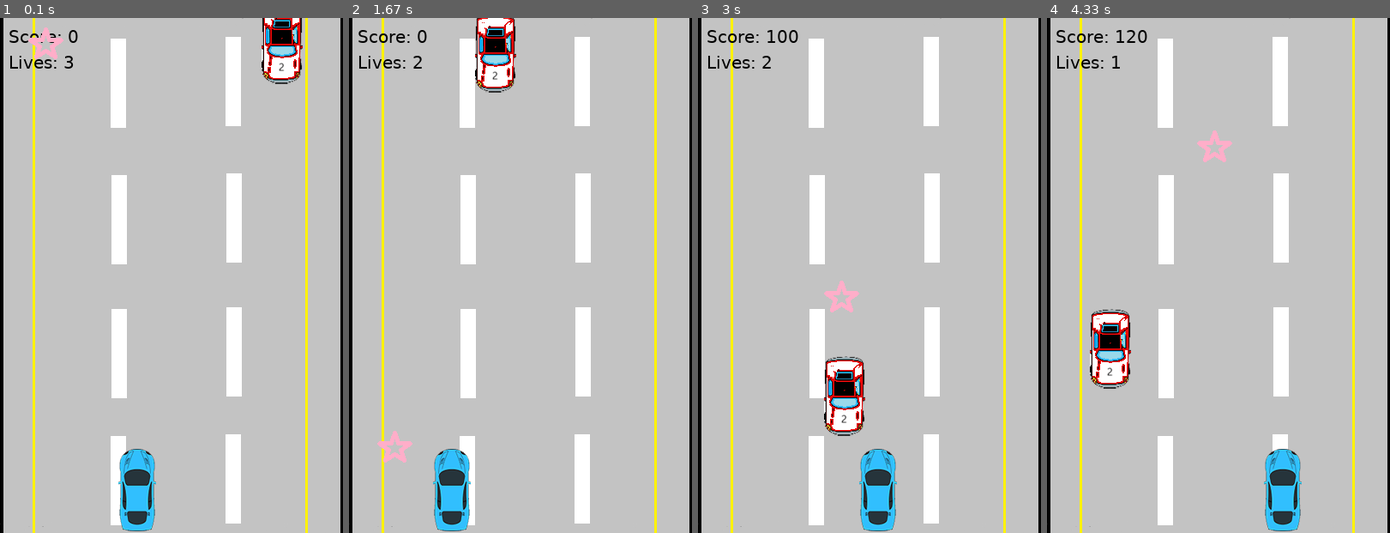
Above: before the commit, frames 1-4 (left to right).
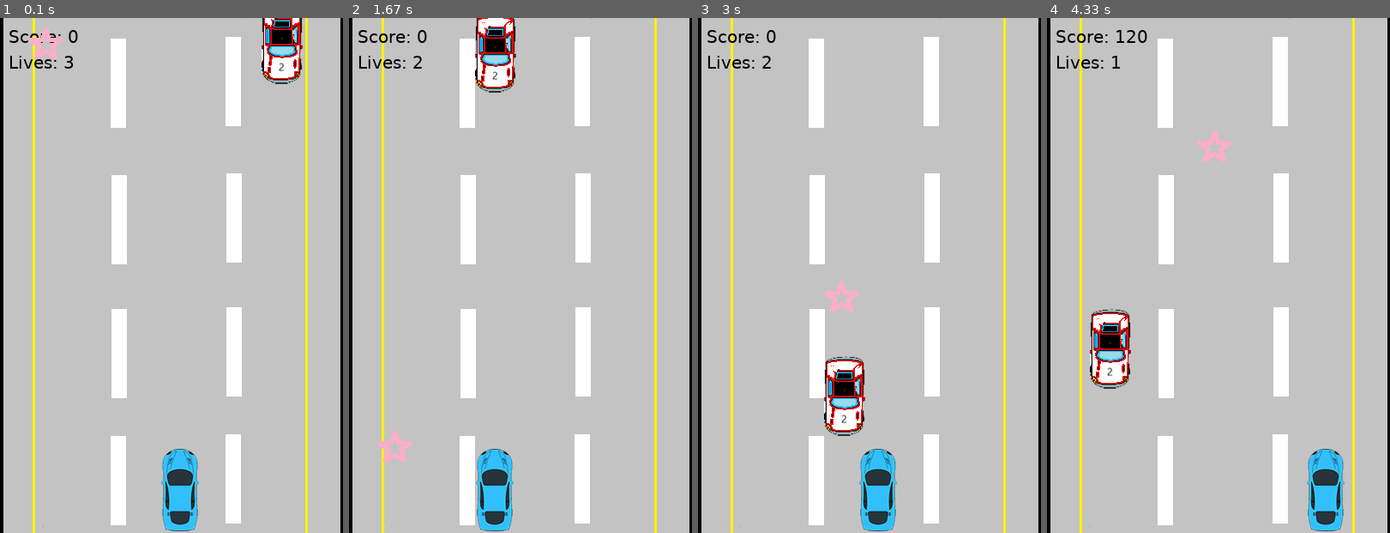
Above: after the commit, the same moments.

Repository: 2Bllryz/PygameDemo
Game: pygame game, started from game.py
The game is run twice, just before and just after one commit, with the same random seed, the same clock (stepped at 60 frames per second) and the same inputs.
Inputs:
- Up to frame 1 (0.1 s): no input
- Up to frame 2 (1.67 s): hold Right 0.33-0.8 s; hold Right 0.83-1.3 s; hold Left from 1.33 s (still down)
- Up to frame 3 (3 s): release Left at 1.87 s; hold Left 1.9-2.3 s; hold Right 2.33-2.97 s
- Up to frame 4 (4.33 s): hold Left 3-3.47 s; hold Right 3.5-3.97 s; hold Right from 4 s (still down)

The runs differ from the first frame. In frame 1, 3.1% of the frame differs, in the area x 34-58%, y 83-100%; in frame 2, 3.1%; in frame 3, 0.1%; in frame 4, 3.1%.

Commit message:
新加功能

Diff:
--- a/game.py
+++ b/game.py
@@ -78,7 +78,7 @@
                         self.screen.fill(Constant.RED)
                         self.screen.blit(self.game_over, (30, 250))     #显示游戏结束
                         scores = self.font_big.render(f"Score: {Constant.SCORE}", True, Constant.YELLOW)
-                        self.screen.blit(scores, (100, 350))
+                        self.screen.blit(scores, (30, 350))
                         pygame.display.update()         #刷新
                         for entity in all_sprites:
                             entity.kill()                #删除敌人
@@ -86,7 +86,7 @@
                         pygame.quit()
                         sys.exit()
                     else:
-                        player.rect.center = (160, 550)
+                        player.rect.center = (210, 550)
                         enemy.rect.center = (random.randint(40, Constant.SCREEN_WIDTH - 40), 0)
                         Constant.SPEED = 5      #撞到之后新来的车辆减速
                 if pygame.sprite.spritecollideany(player, props):
@@ -99,7 +99,7 @@
         super().__init__()
         self.image = pygame.image.load("Player.png")
         self.rect = self.image.get_rect()
-        self.rect.center = (160, 550)
+        self.rect.center = (210, 550)
 
     def move(self):
         pressed_keys = pygame.key.get_pressed()
